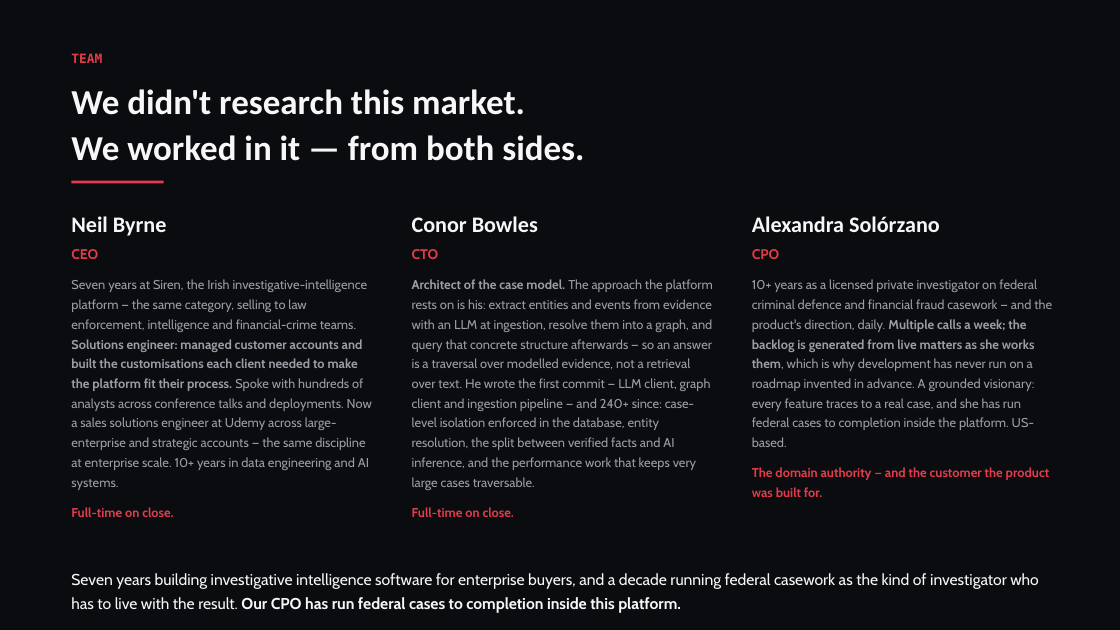
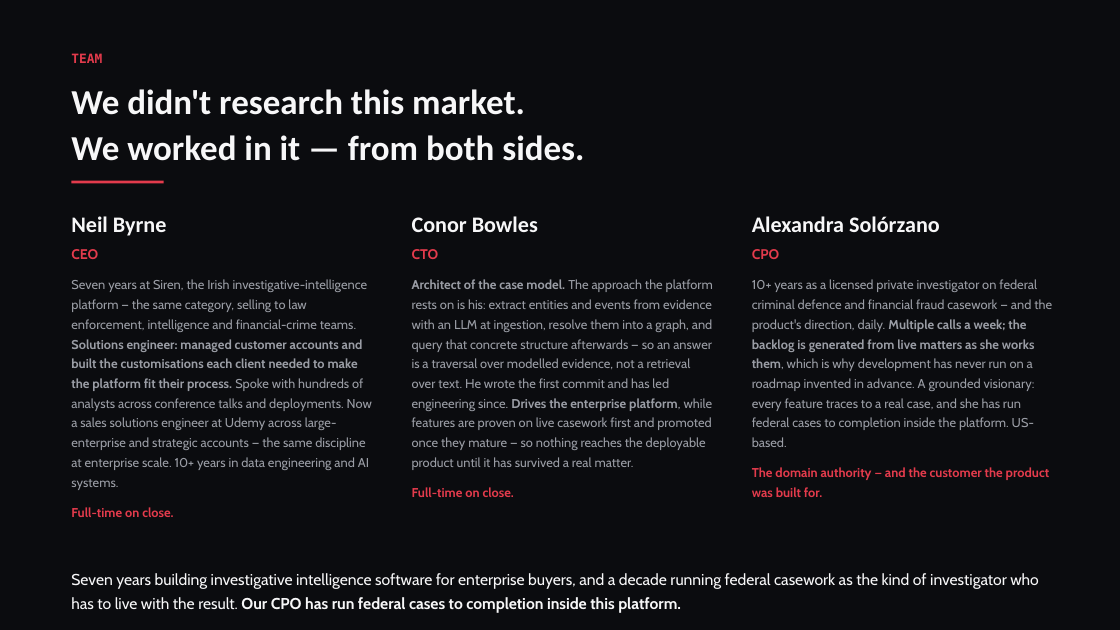
Before and after one commit to conorbowles51/owl-n4j, a slide deck: slide 8 of Loupe-NDRC-deck.pptx. Drawn at 1120x630 pixels with LibreOffice and Linux fonts; fonts in the diff are those of the drawing. Boxes give left, top, right and bottom in pixels: in the first picture for what was removed or moved away, otherwise in the second. Text is boxed around its words. In the diff, an @@ line names an element or a change of style, - is before the commit and + after.

```diff
--- a/Loupe-NDRC-deck.pptx
+++ b/Loupe-NDRC-deck.pptx
@@ text at [412,279,713,470]: text changed @@
-Architect of the case model. The approach the platform rests on is his: extract entities and events from evidence with an LLM at ingestion, resolve them into a graph, and query that concrete structure afterwards — so an answer is a traversal over modelled evidence, not a retrieval over text. He wrote the first commit — LLM client, graph client and ingestion pipeline — and 240+ since: case-level isolation enforced in the database, entity resolution, the split between verified facts and AI inference, and the performance work that keeps very large cases traversable.
+Architect of the case model. The approach the platform rests on is his: extract entities and events from evidence with an LLM at ingestion, resolve them into a graph, and query that concrete structure afterwards — so an answer is a traversal over modelled evidence, not a retrieval over text. He wrote the first commit and has led engineering since. Drives the enterprise platform, while features are proven on live casework first and promoted once they mature — so nothing reaches the deployable product until it has survived a real matter.
```
Also in this commit, not shown: 3 other files.
